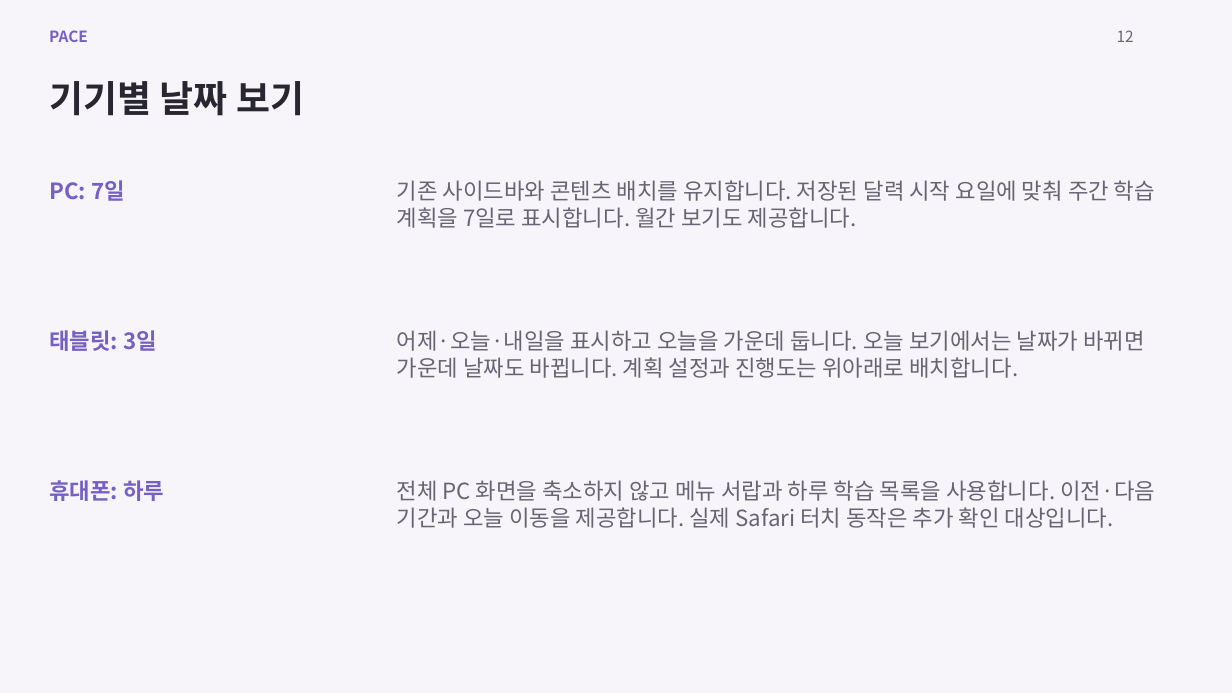
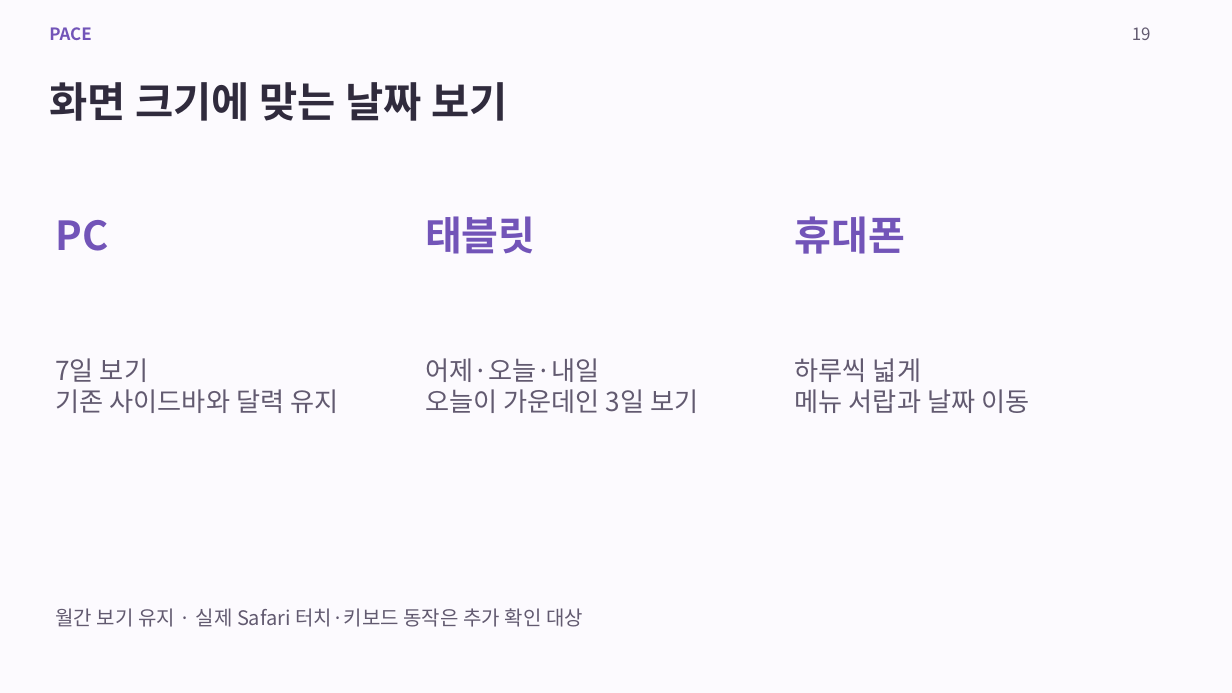
Before and after one commit to rykim1217/ALEPH, a slide deck: slide 19 of projects/PACE/presentation/PACE-project.pptx (slide 12 before the commit). Drawn at 1232x693 pixels with LibreOffice and Linux fonts; fonts in the diff are those of the drawing. Boxes give left, top, right and bottom in pixels: in the first picture for what was removed or moved away, otherwise in the second. Text is boxed around its words. In the diff, an @@ line names an element or a change of style, - is before the commit and + after.

Commit message:
docs(pace): enlarge submission screenshots and simplify slide copy

```diff
--- a/projects/PACE/presentation/PACE-project.pptx
+++ b/projects/PACE/presentation/PACE-project.pptx
@@ background #F7F5FA to #FCFAFE @@
@@ text "PACE" at (49, 27, 91, 40): size 15 to 16.5 pt, text colour #7560C3 to #7254B8 @@
@@ text added at (1132, 27, 1151, 40), 16.5 pt, text #625A70 @@
+19
@@ text removed at (1117, 30, 1134, 42) @@
-12
@@ text at (49, 82, 508, 121): text changed; size 36 to 40.5 pt; text colour #282631 to #302B3D @@
-기기별 날짜 보기
+화면 크기에 맞는 날짜 보기
@@ text removed at (397, 180, 1155, 228) @@
-기존 사이드바와 콘텐츠 배치를 유지합니다. 저장된 달력 시작 요일에 맞춰 주간 학습 계획을 7일로 표시합니다. 월간 보기도 제공합니다.
@@ text at (55, 220, 108, 251): text changed; size 21.8 to 39 pt; text colour #7560C3 to #7254B8 @@
-PC: 7일
+PC
@@ text at (425, 216, 535, 254): text changed; size 21.8 to 39 pt; text colour #7560C3 to #7254B8 @@
-태블릿: 3일
+태블릿
@@ text at (795, 216, 905, 254): text changed; size 21.8 to 39 pt; text colour #7560C3 to #7254B8 @@
-휴대폰: 하루
+휴대폰
@@ text added at (55, 358, 338, 413), 25.5 pt, text #625A70 @@
+7일 보기
+기존 사이드바와 달력 유지
@@ text removed at (397, 330, 1145, 378) @@
-어제·오늘·내일을 표시하고 오늘을 가운데 둡니다. 오늘 보기에서는 날짜가 바뀌면 가운데 날짜도 바뀝니다. 계획 설정과 진행도는 위아래로 배치합니다.
@@ text added at (425, 358, 698, 413), 25.5 pt, text #625A70 @@
+어제·오늘·내일
+오늘이 가운데인 3일 보기
@@ text added at (795, 358, 1029, 413), 25.5 pt, text #625A70 @@
+하루씩 넓게
+메뉴 서랍과 날짜 이동
@@ text removed at (397, 480, 1155, 528) @@
-전체 PC 화면을 축소하지 않고 메뉴 서랍과 하루 학습 목록을 사용합니다. 이전·다음 기간과 오늘 이동을 제공합니다. 실제 Safari 터치 동작은 추가 확인 대상입니다.
@@ text added at (55, 608, 583, 627), 19.5 pt, text #625A70 @@
+월간 보기 유지 · 실제 Safari 터치·키보드 동작은 추가 확인 대상
```
Also in this commit, not shown: 6 other slides changed, 24 slides added, 14 slides removed, 4 other files.
